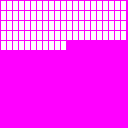
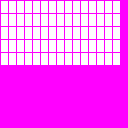
Comparing the layer stacks of the two 128x128 images. Changes:
hid "console.png" over (1, 11, 126, 49)
painted on "Key" over (1, 1, 126, 65)
